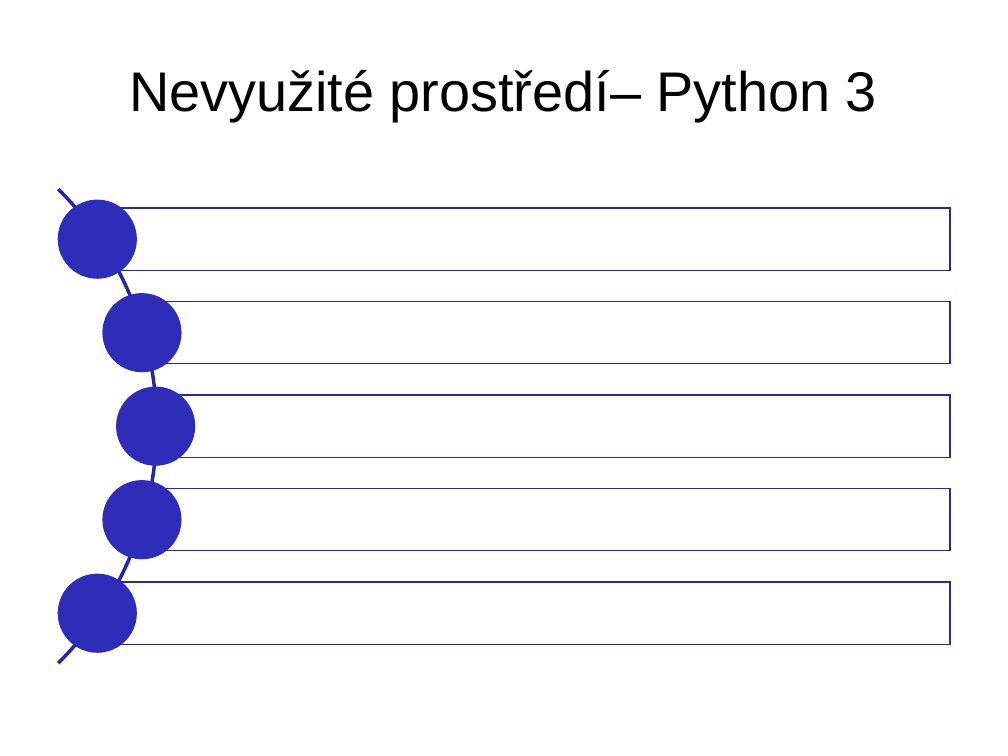
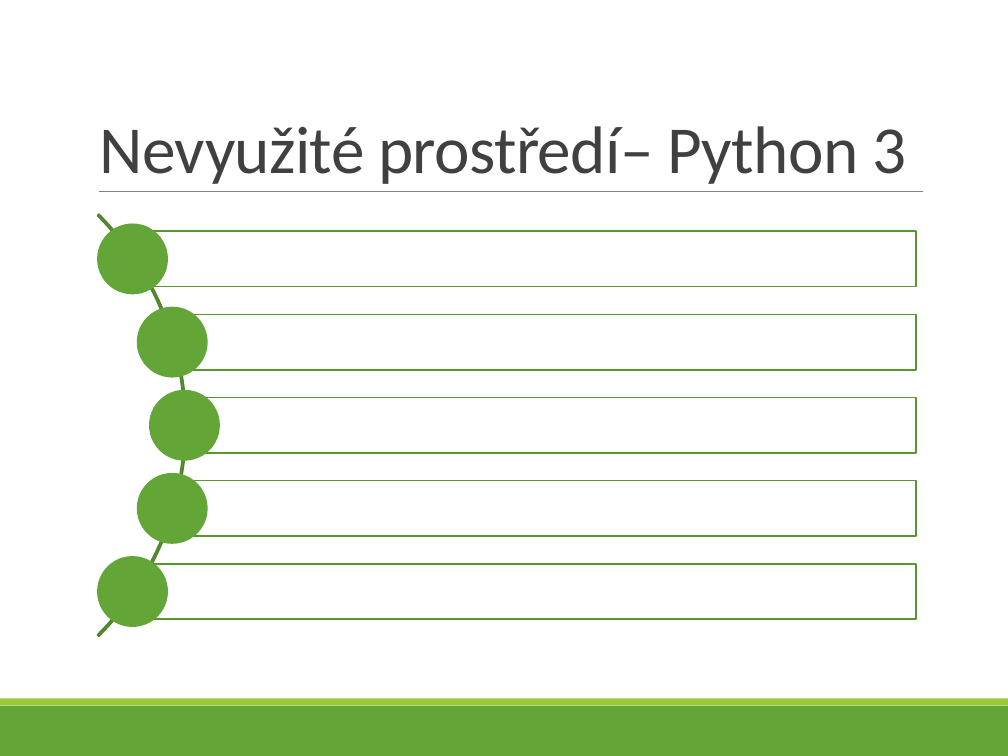
Before and after one commit to bastakka/graduation, a slide deck: slide 21 of Thesis/V4D Bašta Karel - 5 - VMware.pptx. Drawn at 1008x756 pixels with LibreOffice and Linux fonts; fonts in the diff are those of the drawing. Boxes give left, top, right and bottom in pixels: in the first picture for what was removed or moved away, otherwise in the second. Text is boxed around its words. In the diff, an @@ line names an element or a change of style, - is before the commit and + after.

```diff
--- a/Thesis/V4D Bašta Karel - 5 - VMware.pptx
+++ b/Thesis/V4D Bašta Karel - 5 - VMware.pptx
@@ title "Nevyužité prostředí– Python 3": place and size @@
-title "Nevyužité prostředí– Python 3" at (129, 70, 877, 121)
+title "Nevyužité prostředí– Python 3" at (100, 126, 906, 184)
@@ title "Nevyužité prostředí– Python 3" at (100, 126, 906, 184): size 44 to 52.9 pt, font Arial to Calibri, text colour #000000 to #404040, letter spacing 0 to -0.6 pt; alignment centre to left; line spacing 0.93 to 0.85; vertical alignment middle to bottom @@
@@ arch (boxed as its full ring): place and size @@
-arch (boxed as its full ring) at (0, 91, 157, 756)
+arch (boxed as its full ring) at (0, 127, 187, 724)
@@ arch (boxed as its full ring) at (0, 127, 187, 724): fill #2D2DB9 to #63A537; outline #242494 1 pt to #4F842C 1.25 pt; proportions changed @@
@@ line added from (99, 191) to (923, 191), #808080 0.5 pt @@
@@ ellipse: place and size @@
-ellipse at (59, 200, 136, 278)
+ellipse at (98, 224, 167, 294)
@@ rectangle: place and size @@
-rectangle at (97, 208, 950, 270)
+rectangle at (133, 231, 917, 287)
@@ ellipse: place and size @@
-ellipse at (103, 294, 181, 371)
+ellipse at (137, 307, 207, 377)
@@ rectangle: place and size @@
-rectangle at (142, 302, 950, 364)
+rectangle at (172, 315, 917, 370)
@@ ellipse: place and size @@
-ellipse at (117, 387, 195, 465)
+ellipse at (150, 391, 220, 460)
@@ rectangle: place and size @@
-rectangle at (155, 395, 950, 457)
+rectangle at (185, 398, 917, 454)
@@ ellipse: place and size @@
-ellipse at (103, 481, 181, 559)
+ellipse at (137, 474, 207, 543)
@@ rectangle: place and size @@
-rectangle at (142, 488, 950, 551)
+rectangle at (172, 481, 917, 537)
@@ fill #2D2DB9 to #63A537; outline #2D2DB9 1 pt to #63A537 1.25 pt in 5 elements at (150, 391, 220, 460), (137, 307, 207, 377), (137, 474, 207, 543), (98, 224, 167, 294), (98, 557, 167, 627) @@
@@ ellipse: place and size @@
-ellipse at (59, 574, 136, 652)
+ellipse at (98, 557, 167, 627)
@@ outline #2929A8 1 pt to #5A9632 1.25 pt in 5 elements at (185, 398, 917, 454), (172, 315, 917, 370), (172, 481, 917, 537), (133, 231, 917, 287), (133, 564, 917, 620) @@
@@ rectangle: place and size @@
-rectangle at (97, 582, 950, 644)
+rectangle at (133, 564, 917, 620)
@@ rectangle added at (0, 706, 1008, 756), fill #63A537 @@
@@ rectangle added at (0, 699, 1008, 706), fill #99CB38 @@
```
Also in this commit, not shown: 42 other slides changed, 1 slide added, 5 other files.
